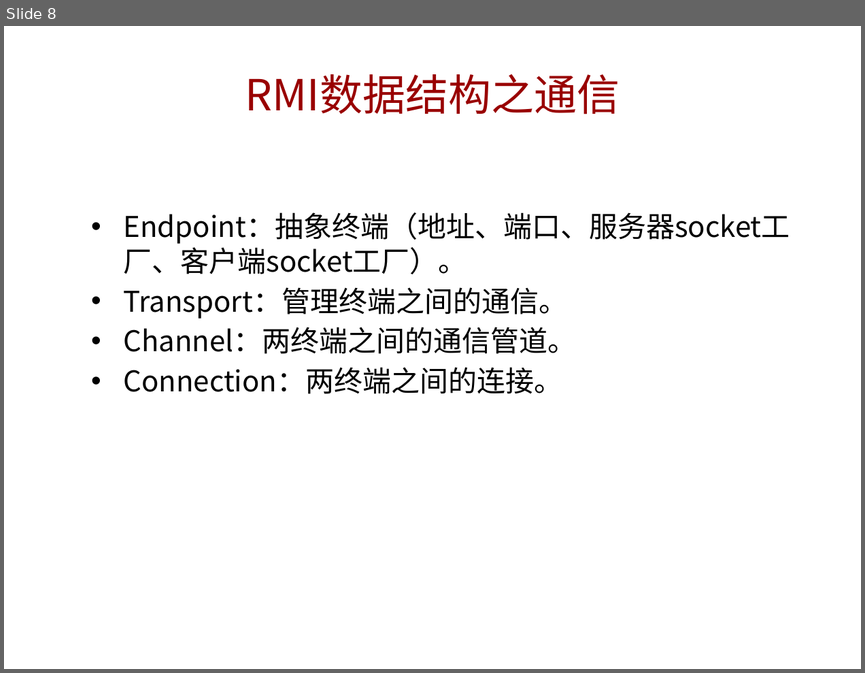
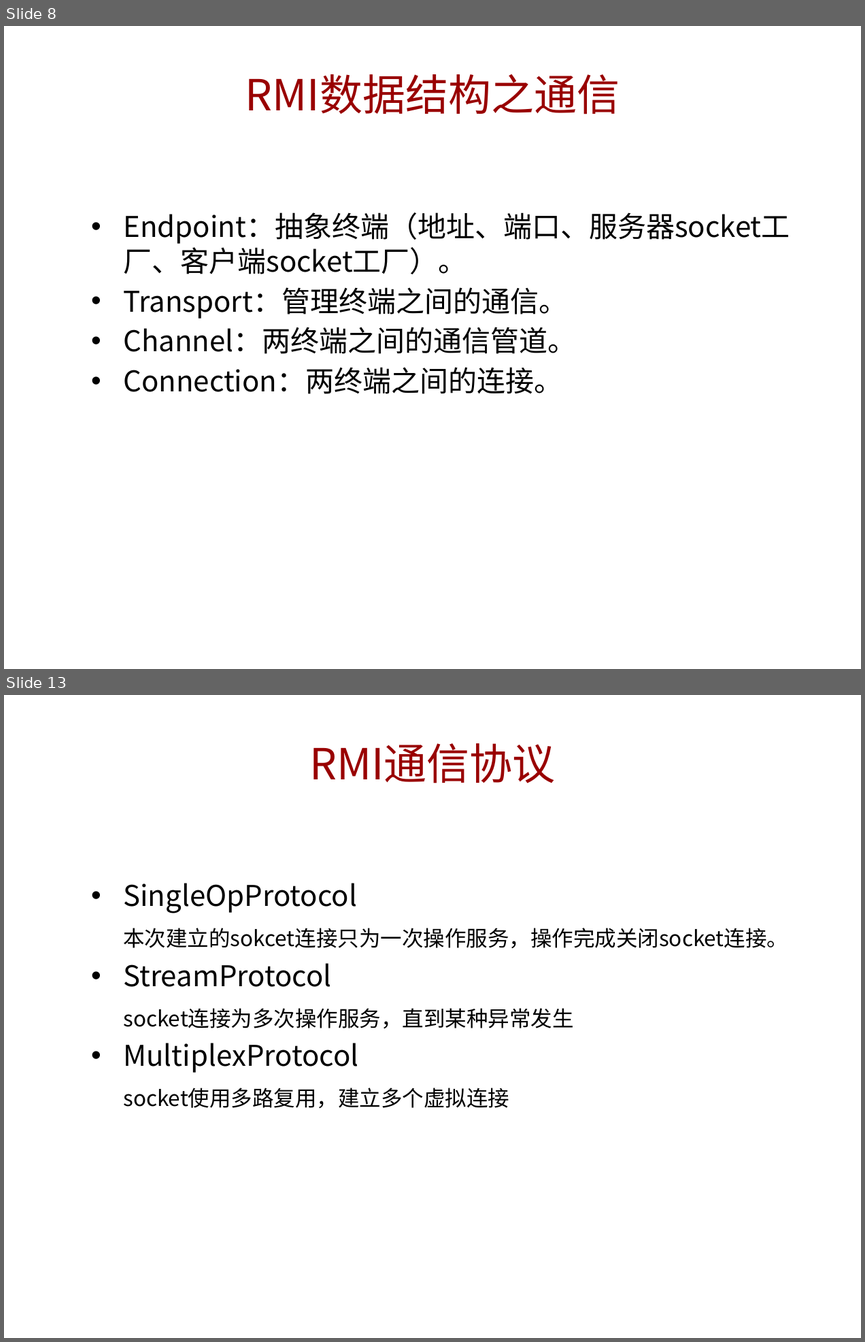
Before and after one commit to jianzijian/Hello-World, a slide deck: RMI学习分享.pptx. Shown one above the other, each under a label of ours: slide 8 before the commit, slides 8 and 13 after it; the slides between them are not shown. The pictures are 865x673 and 865x1342 pixels, drawn with LibreOffice and Linux fonts; fonts in the diff are those of the drawing; background and template pictures are left out. Boxes give left, top, right and bottom in pixels: in the first picture for what was removed or moved away, otherwise in the second. Text is boxed around its words. In the diff, an @@ line names an element or a change of style, - is before the commit and + after.

```diff
--- a/RMI学习分享.pptx
+++ b/RMI学习分享.pptx
@@ slide 13 added at bbox=[4, 695, 861, 1338], background picture (left out) @@
@@ title added at bbox=[309, 743, 555, 783], 36 pt, text #990000 @@
+RMI通信协议
@@ text added at bbox=[123, 883, 788, 1108], 18 pt, text #000000 @@
+• SingleOpProtocol
+本次建立的sokcet连接只为一次操作服务，操作完成关闭socket连接。
+• StreamProtocol
+socket连接为多次操作服务，直到某种异常发生
+• MultiplexProtocol
+socket使用多路复用，建立多个虚拟连接
```
Also in this commit, not shown: 1 slide changed, 5 other slides added.
